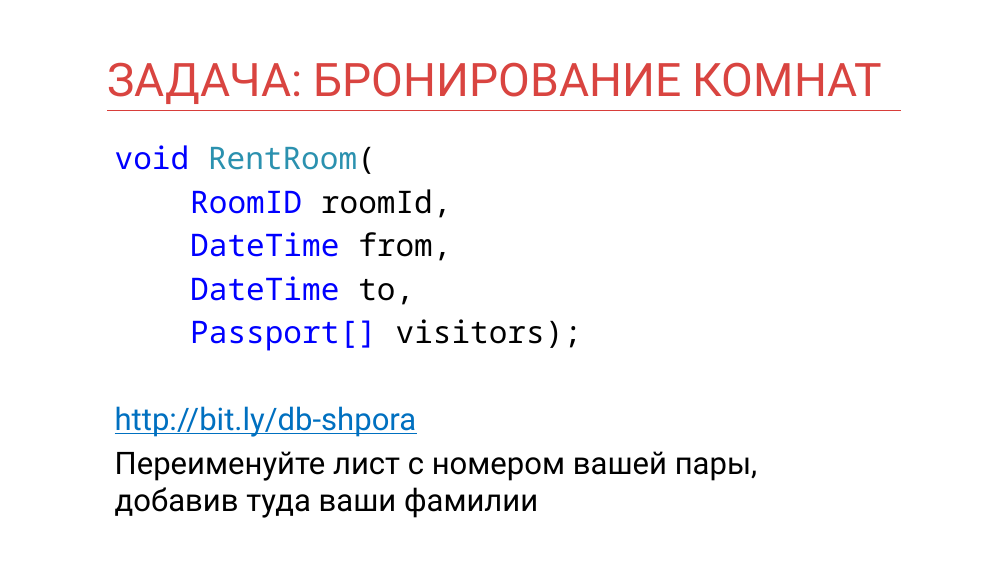
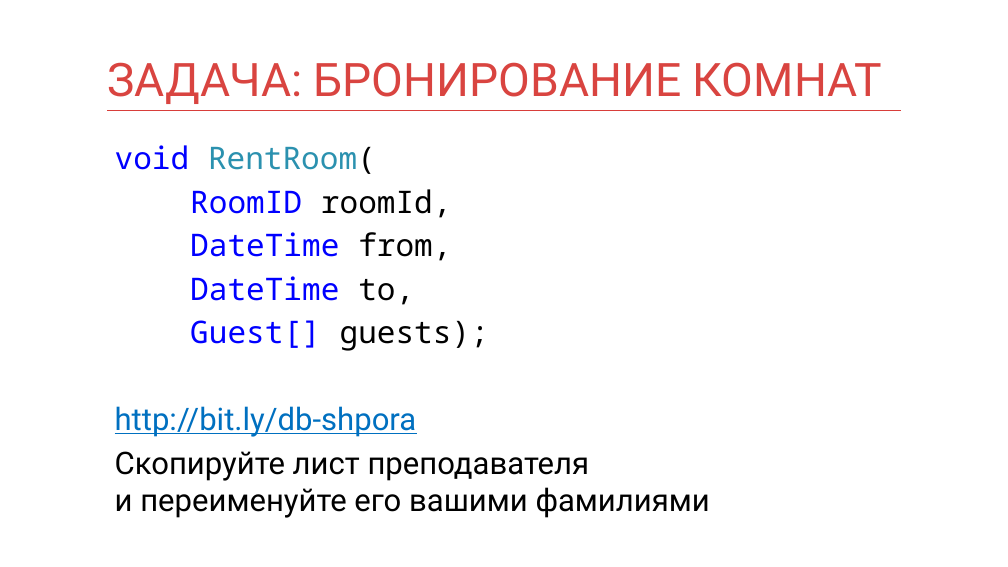
Before and after one commit to mnenorm74/web-game, a slide deck: slide 40 of db.pptx. Drawn at 1008x567 pixels with LibreOffice and Linux fonts; fonts in the diff are those of the drawing. Boxes give left, top, right and bottom in pixels: in the first picture for what was removed or moved away, otherwise in the second. Text is boxed around its words. In the diff, an @@ line names an element or a change of style, - is before the commit and + after.

```diff
--- a/db.pptx
+++ b/db.pptx
@@ text at bbox=[190, 320, 489, 351]: text changed; text colour #0000FF to #000000 @@
-Passport[] visitors);
+Guest[] guests);
@@ text at bbox=[115, 451, 710, 518]: text changed @@
-Переименуйте лист с номером вашей пары,
-добавив туда ваши фамилии
+Скопируйте лист преподавателя
+и переименуйте его вашими фамилиями
```
Also in this commit, not shown: 23 other slides changed, 13 slides added, 9 slides removed, 1 other file.
